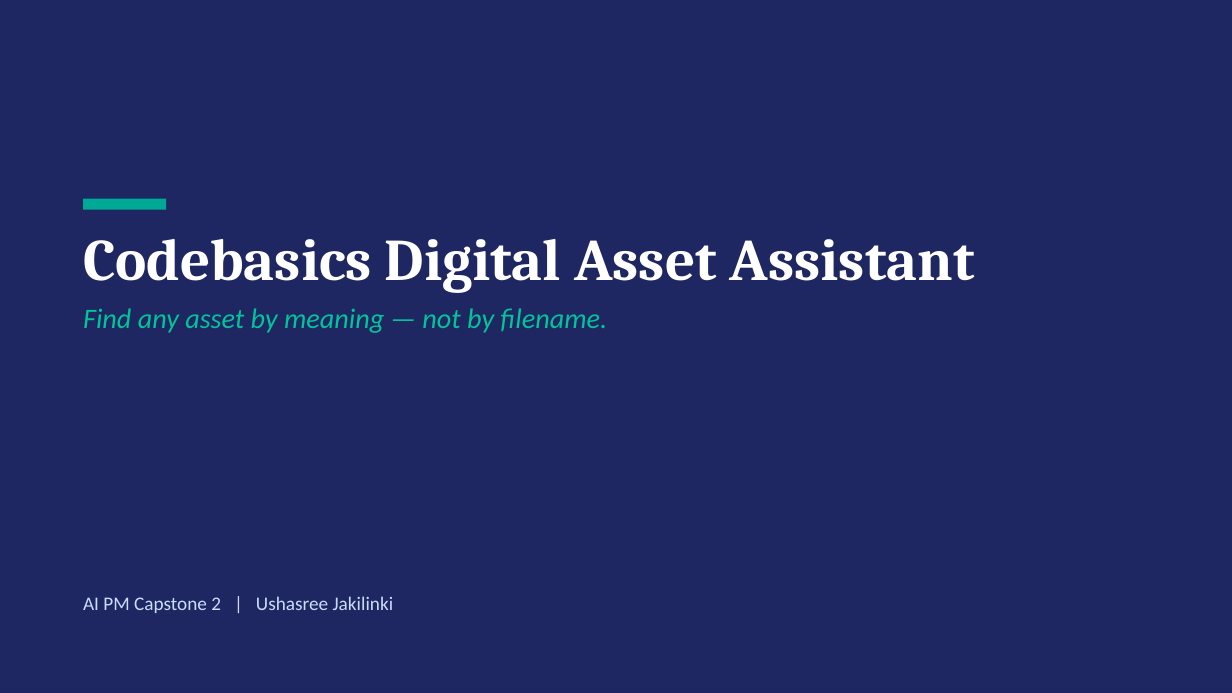
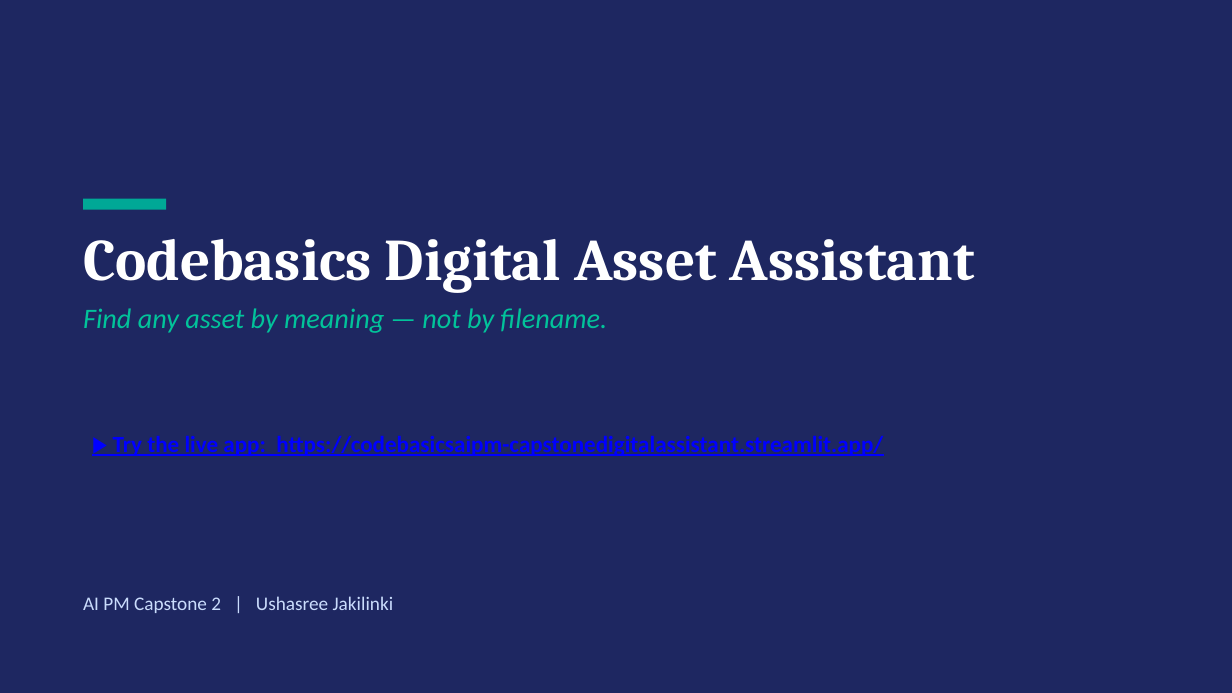
Before and after one commit to auj012/Codebasics_AIPM, a slide deck: slide 1 of 1.Capstone_DigitalAssetAssistant/Deliverables/Step6_DigitalAsset_Presentation.pptx. Drawn at 1232x693 pixels with LibreOffice and Linux fonts; fonts in the diff are those of the drawing. Boxes give left, top, right and bottom in pixels: in the first picture for what was removed or moved away, otherwise in the second. Text is boxed around its words. In the diff, an @@ line names an element or a change of style, - is before the commit and + after.

```diff
--- a/1.Capstone_DigitalAssetAssistant/Deliverables/Step6_DigitalAsset_Presentation.pptx
+++ b/1.Capstone_DigitalAssetAssistant/Deliverables/Step6_DigitalAsset_Presentation.pptx
@@ text added at (113, 436, 883, 456), 18 pt, text #0000FF, bold, underline @@
+▶ Try the live app: https://codebasicsaipm-capstonedigitalassistant.streamlit.app/
```
Also in this commit, not shown: 1 other file.
